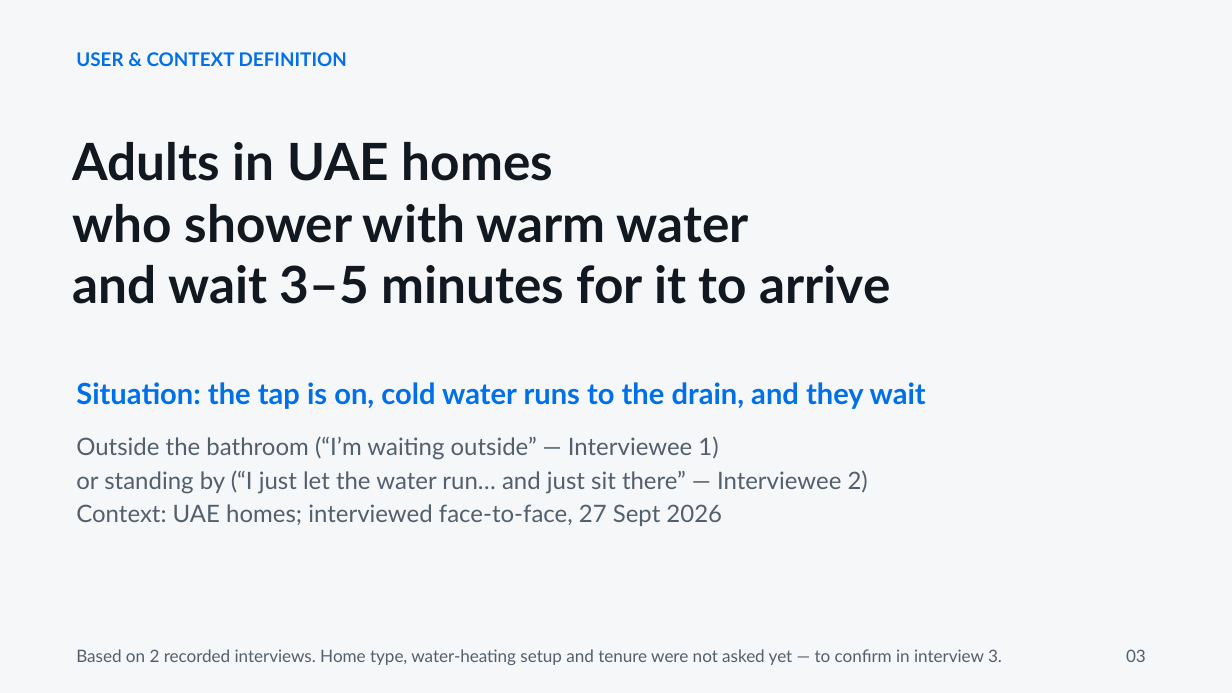
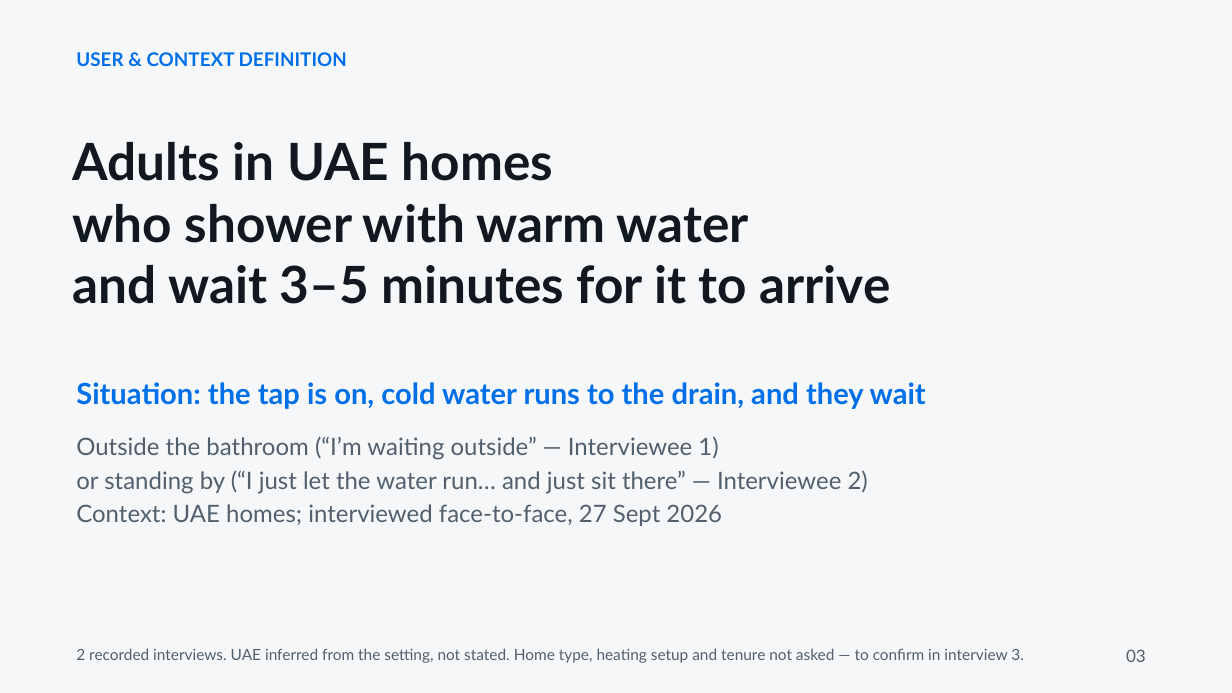
Before and after one commit to nour256/sdsds, a slide deck: slide 3 of IEN_301_Project_1_v2.pptx. Drawn at 1232x693 pixels with LibreOffice and Linux fonts; fonts in the diff are those of the drawing. Boxes give left, top, right and bottom in pixels: in the first picture for what was removed or moved away, otherwise in the second. Text is boxed around its words. In the diff, an @@ line names an element or a change of style, - is before the commit and + after.

```diff
--- a/IEN_301_Project_1_v2.pptx
+++ b/IEN_301_Project_1_v2.pptx
@@ text at [76, 648, 1024, 663]: text changed; size 10 to 9 pt @@
-Based on 2 recorded interviews. Home type, water-heating setup and tenure were not asked yet — to confirm in interview 3.
+2 recorded interviews. UAE inferred from the setting, not stated. Home type, heating setup and tenure not asked — to confirm in interview 3.
```
Also in this commit, not shown: 8 other slides changed, 4 other files.
